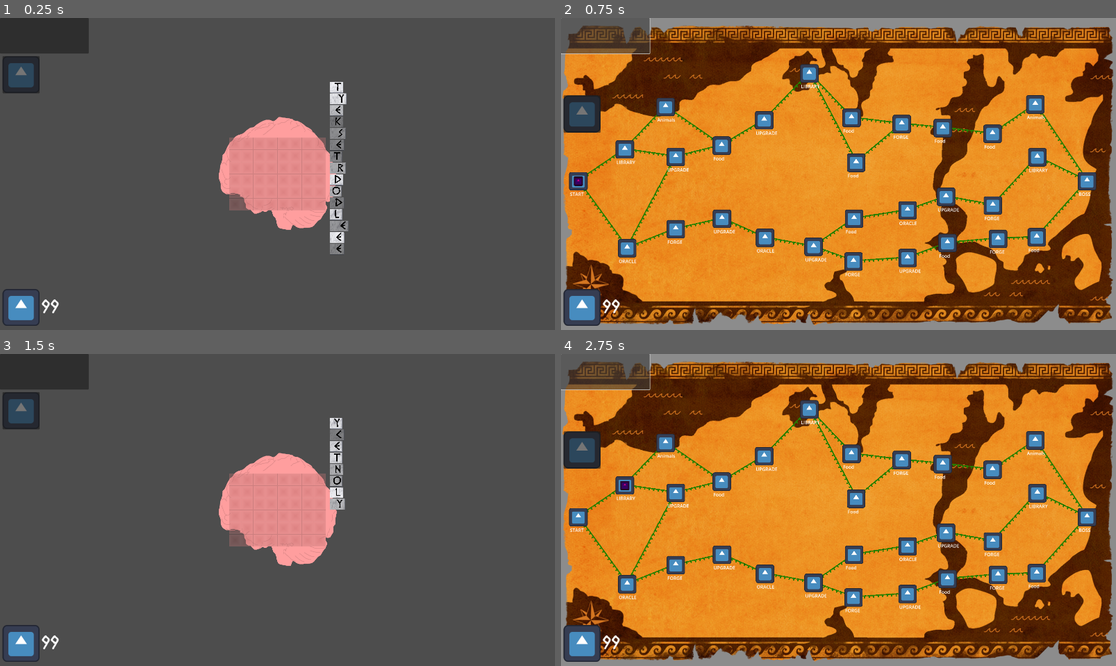
Above: before the commit, frames 1-4 (two rows, left to right).
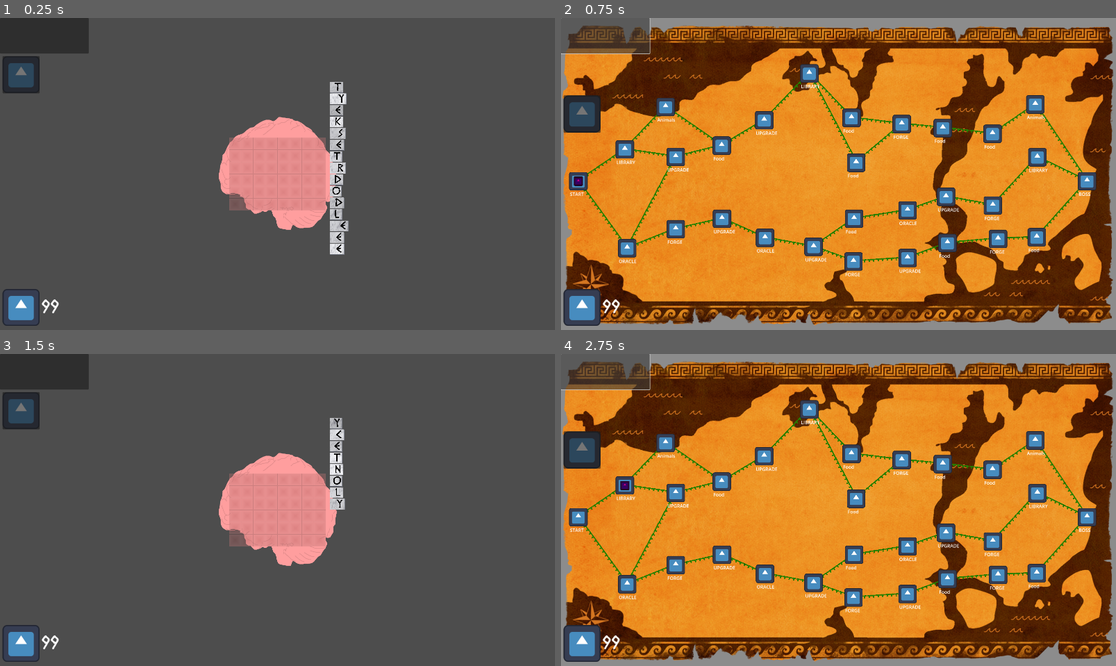
Above: after the commit, the same moments.

Repository: hulien22/ldjam54
Game: Godot game, scene res://scenes/main.tscn
Same seed, same stepped clock (60 frames per second), same inputs: the game is played once before the commit and once after it. The engine's default icon, where the game draws it, is replaced by a stand-in: a white triangle on a blue panel in a dark square.
Inputs (mouse positions are in pixels of both pictures, inside the frame that each line leads up to):
- Up to frame 1 (0.25 s): no input
- Up to frame 2 (0.75 s): click (605, 36) at 0.5 s
- Up to frame 3 (1.5 s): click (66, 485) at 1.27 s
- Up to frame 4 (2.75 s): click (605, 372) at 2 s

The runs differ from the first frame. In frame 1, 0.8% of the frame differs, in the area x 59-63%, y 20-76%; in frame 2, nothing differs; in frame 3, 0.3%; in frame 4, nothing differs.

Commit message:
reduce greyscale

Diff:
--- a/scripts/WordTile.gd
+++ b/scripts/WordTile.gd
@@ -61,7 +61,7 @@
 		tiles.append(tile);
 		add_child(tile);
 
-	var rand_grey = Global.rng.randi_range(126,255);
+	var rand_grey = Global.rng.randi_range(200,255);
 	modulate = Color8(rand_grey, rand_grey, rand_grey);
 #	modulate = Color(word.hash() | 0x000000ff);
 
